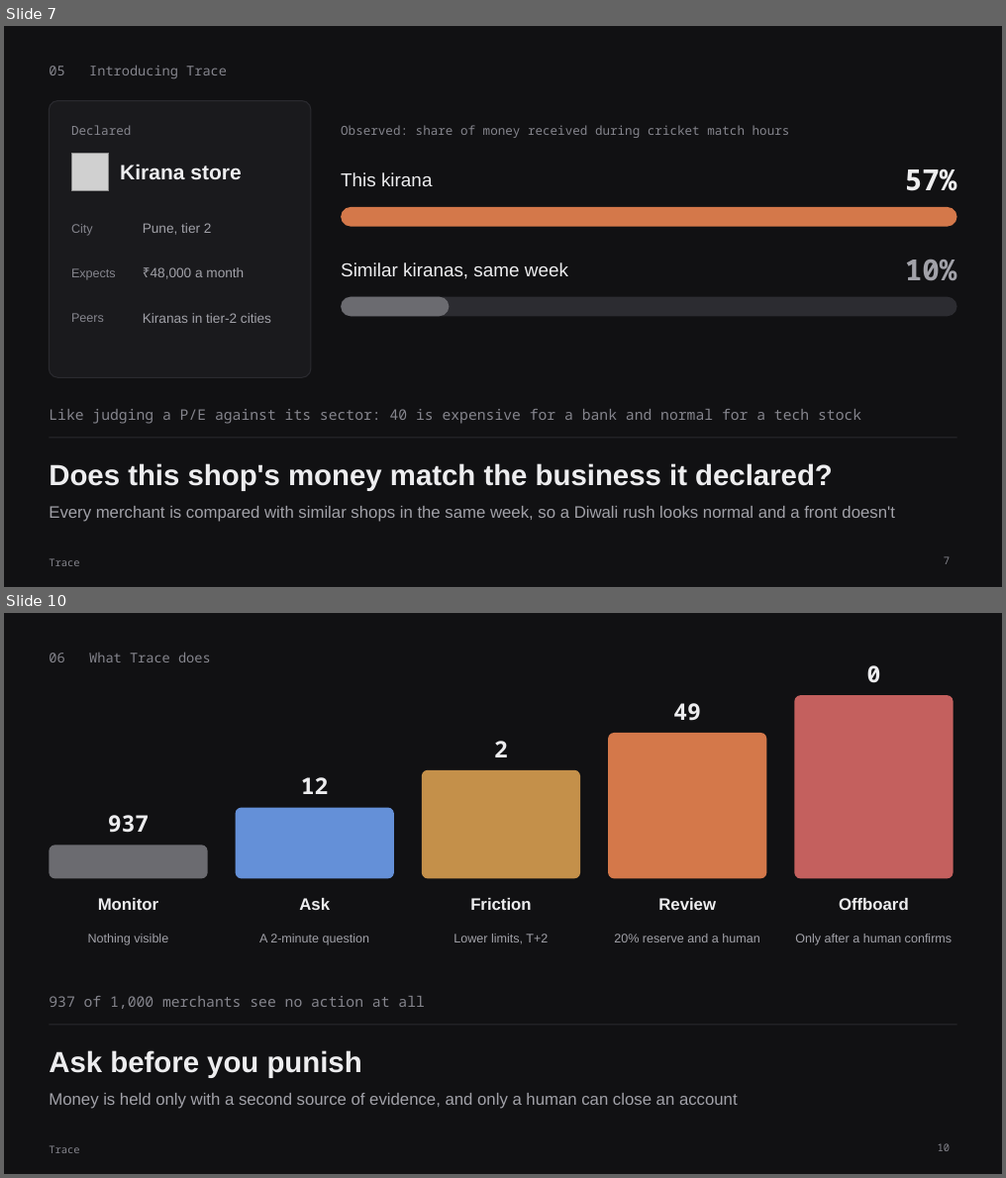
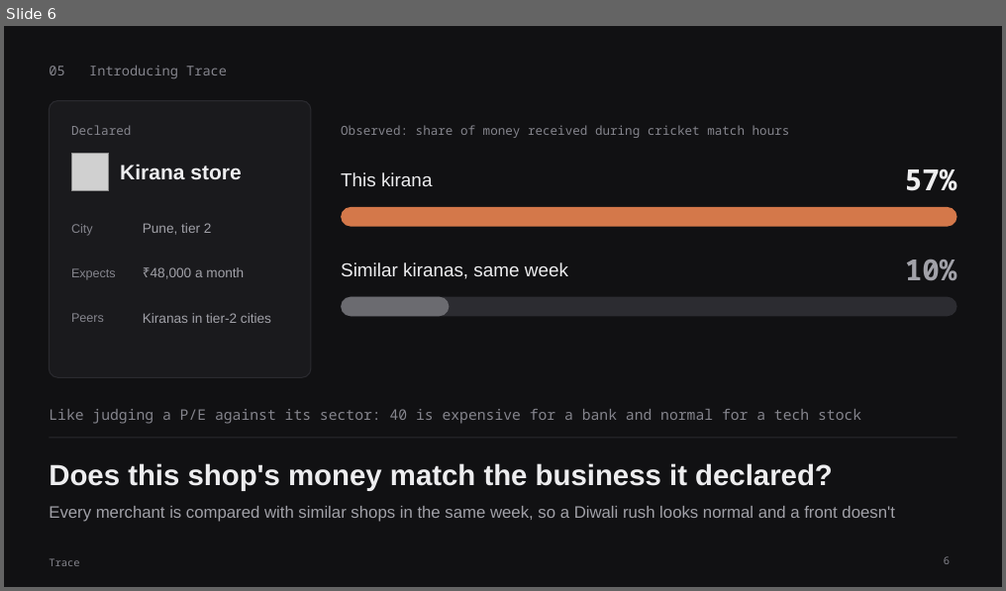
Before and after one commit to guransh111/MerchantFiling, a slide deck: explained/Trace_Deck.pptx. Shown one above the other, each under a label of ours: slides 7 and 10 before the commit, slide 6 after it; the slides between them are not shown. The pictures are 1006x1178 and 1006x591 pixels, drawn with LibreOffice and Linux fonts; fonts in the diff are those of the drawing; grey boxes stand for pictures. Boxes give left, top, right and bottom in pixels: in the first picture for what was removed or moved away, otherwise in the second. Text is boxed around its words. In the diff, an @@ line names an element or a change of style, - is before the commit and + after.

```diff
--- a/explained/Trace_Deck.pptx
+++ b/explained/Trace_Deck.pptx
@@ slide 10 removed at bbox=[4, 613, 1002, 1174], background #111113; not listed: 2 template elements that a slide beside it also shows @@
@@ text removed at bbox=[49, 652, 211, 663] @@
-06 What Trace does
@@ text removed at bbox=[867, 665, 881, 683] @@
-0
@@ rounded rectangle removed at bbox=[795, 695, 953, 878] @@
@@ text removed at bbox=[673, 703, 701, 721] @@
-49
@@ text removed at bbox=[494, 741, 508, 758] @@
-2
@@ rounded rectangle removed at bbox=[608, 733, 767, 878] @@
@@ text removed at bbox=[301, 777, 329, 794] @@
-12
@@ rounded rectangle removed at bbox=[422, 770, 580, 878] @@
@@ text removed at bbox=[108, 815, 150, 833] @@
-937
@@ rounded rectangle removed at bbox=[236, 808, 394, 878] @@
@@ rounded rectangle removed at bbox=[49, 845, 208, 878] @@
@@ text removed at bbox=[98, 898, 158, 910] @@
-Monitor
@@ text removed at bbox=[299, 898, 330, 910] @@
-Ask
@@ text removed at bbox=[470, 898, 531, 910] @@
-Friction
@@ text removed at bbox=[658, 898, 716, 910] @@
-Review
@@ text removed at bbox=[839, 898, 909, 910] @@
-Offboard
@@ text removed at bbox=[88, 934, 168, 946] @@
-Nothing visible
@@ text removed at bbox=[259, 934, 370, 946] @@
-A 2-minute question
@@ text removed at bbox=[453, 934, 548, 945] @@
-Lower limits, T+2
@@ text removed at bbox=[614, 934, 759, 943] @@
-20% reserve and a human
@@ text removed at bbox=[795, 934, 952, 946] @@
-Only after a human confirms
@@ text removed at bbox=[49, 996, 424, 1009] @@
-937 of 1,000 merchants see no action at all
@@ title removed at bbox=[49, 1051, 362, 1078] @@
-Ask before you punish
@@ text removed at bbox=[49, 1093, 738, 1109] @@
-Money is held only with a second source of evidence, and only a human can close an account
@@ page number removed at bbox=[938, 1144, 950, 1152] @@
-10
@@ what was slide 7 is now slide 6 @@
@@ page number at bbox=[944, 557, 949, 565]: text changed @@
-7
+6
```
Also in this commit, not shown: 1 slide changed, 1 slide added, 5 other slides removed, 2 other files.
